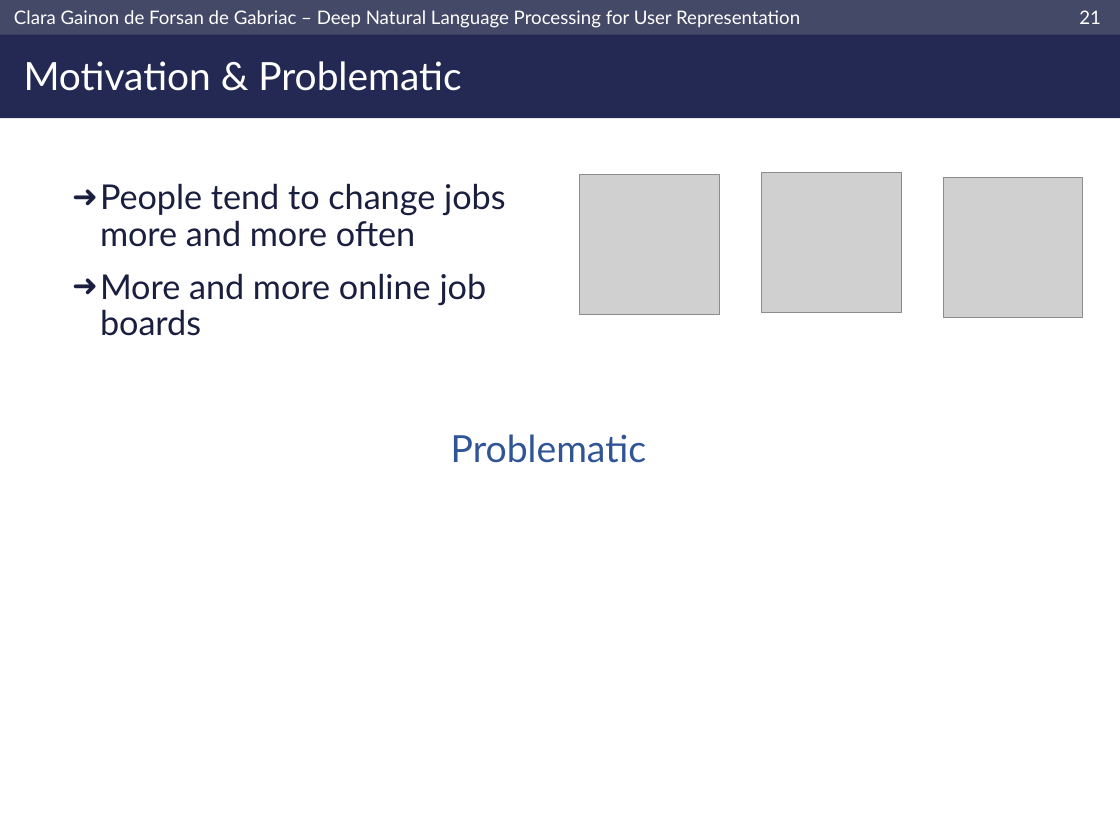
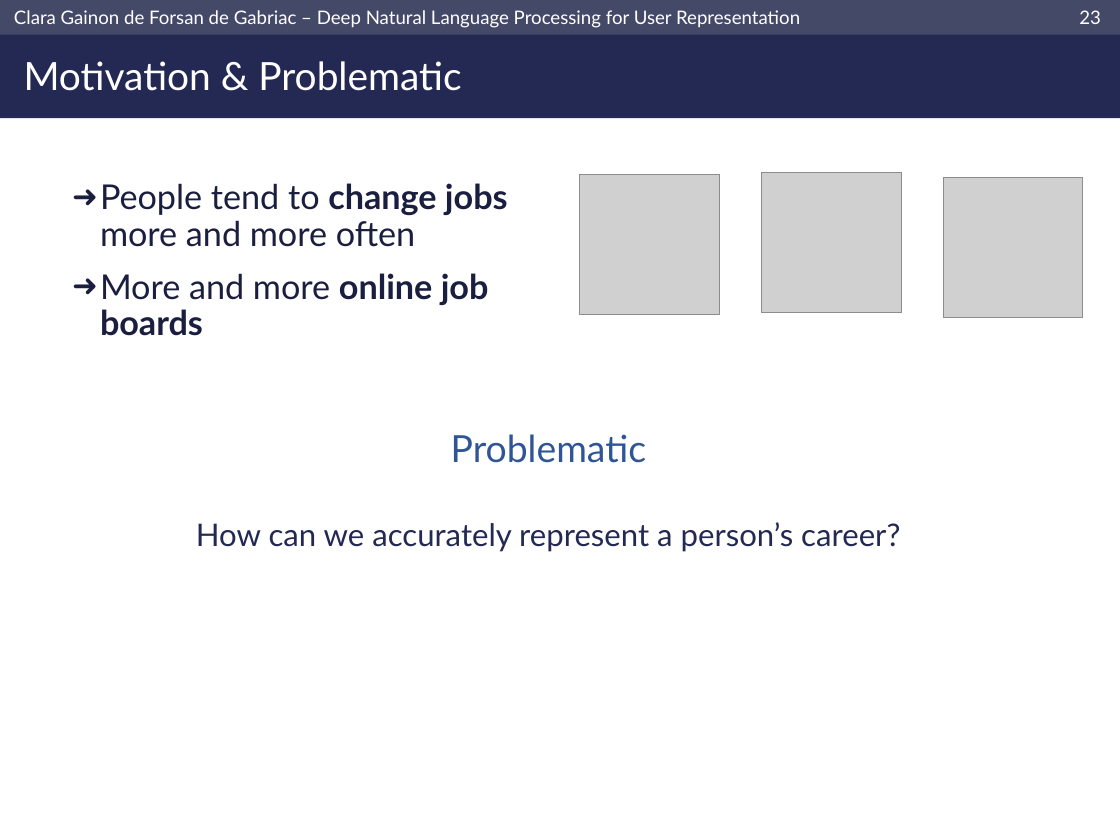
Before and after one commit to clara-gdef/defense, a slide deck: slide 24 of defense.pptx (slide 22 before the commit). Drawn at 1120x840 pixels with LibreOffice and Linux fonts; fonts in the diff are those of the drawing; grey boxes stand for pictures; background and template pictures are left out. Boxes give left, top, right and bottom in pixels: in the first picture for what was removed or moved away, otherwise in the second. Text is boxed around its words. In the diff, an @@ line names an element or a change of style, - is before the commit and + after.

```diff
--- a/defense.pptx
+++ b/defense.pptx
@@ page number at [1079, 10, 1101, 24]: text changed @@
-21
+23
@@ text "People tend to change jobs ..." at [100, 183, 508, 336]: bold on in "change jobs", "online job boards" @@
@@ text at [196, 522, 900, 552]: paragraph added @@
+How can we accurately represent a person’s career?
```
Also in this commit, not shown: 6 other slides changed, 14 slides added, 4 slides removed.
